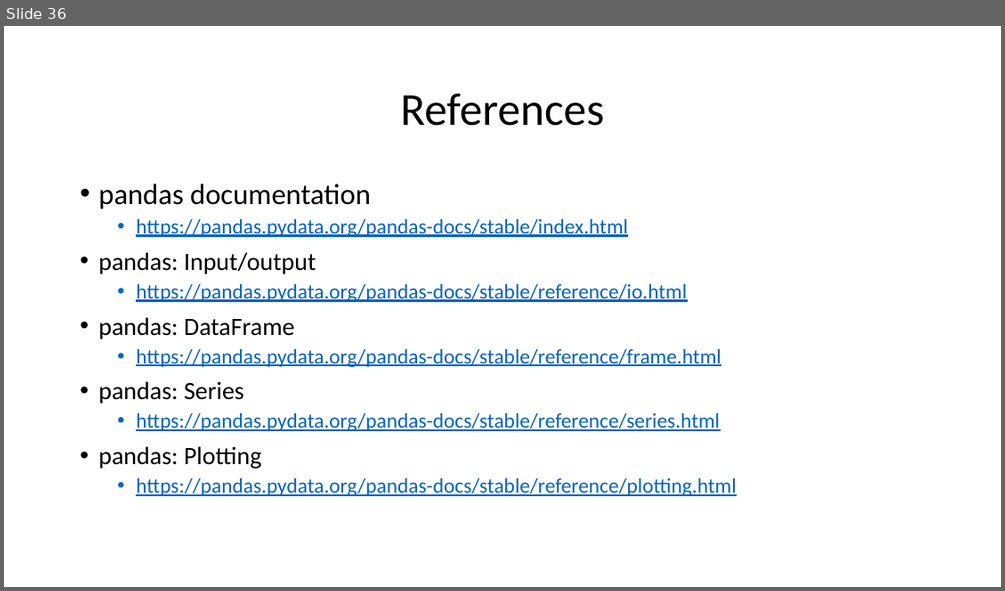
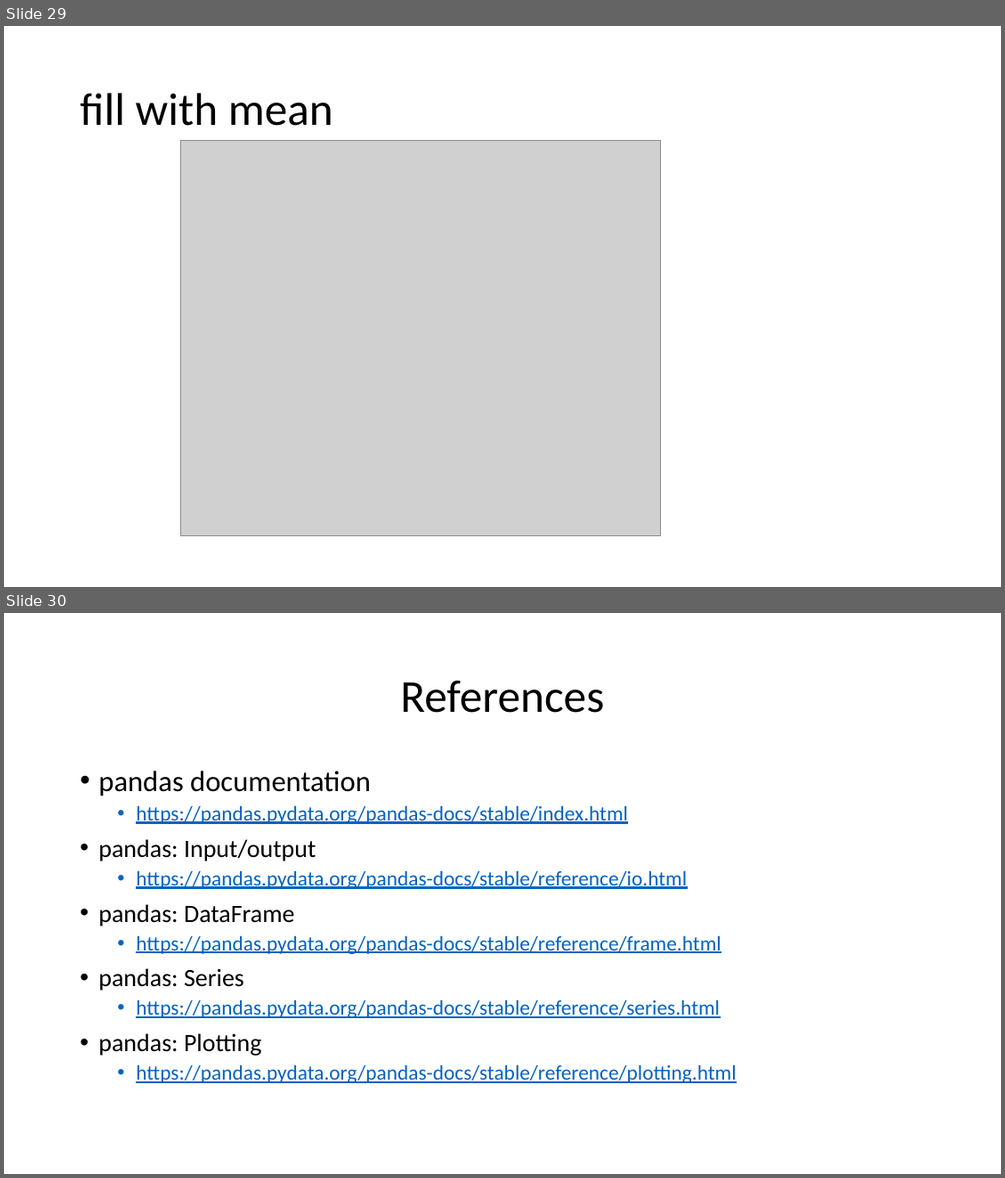
Before and after one commit to motazsaad/Exploratory-Analysis-of-Big-Data, a slide deck: materials/PPT slides/08 EDABDC - Pandas.pptx. Shown one above the other, each under a label of ours: slide 36 before the commit, slides 29 and 30 after it. The pictures are 1005x591 and 1005x1178 pixels, drawn with LibreOffice and Linux fonts; fonts in the diff are those of the drawing; grey boxes stand for pictures. Boxes give left, top, right and bottom in pixels: in the first picture for what was removed or moved away, otherwise in the second. Text is boxed around its words. In the diff, an @@ line names an element or a change of style, - is before the commit and + after.

```diff
--- a/materials/PPT slides/08 EDABDC - Pandas.pptx
+++ b/materials/PPT slides/08 EDABDC - Pandas.pptx
@@ slide 29 added at [4, 26, 1001, 587], background #FFFFFF @@
@@ title added at [80, 93, 333, 126], 44 pt, text #000000 @@
+fill with mean
@@ picture added at [181, 140, 662, 535] @@
@@ what was slide 36 is now slide 30 @@
```
Also in this commit, not shown: 4 other slides added, 11 slides removed, 1 other file.
